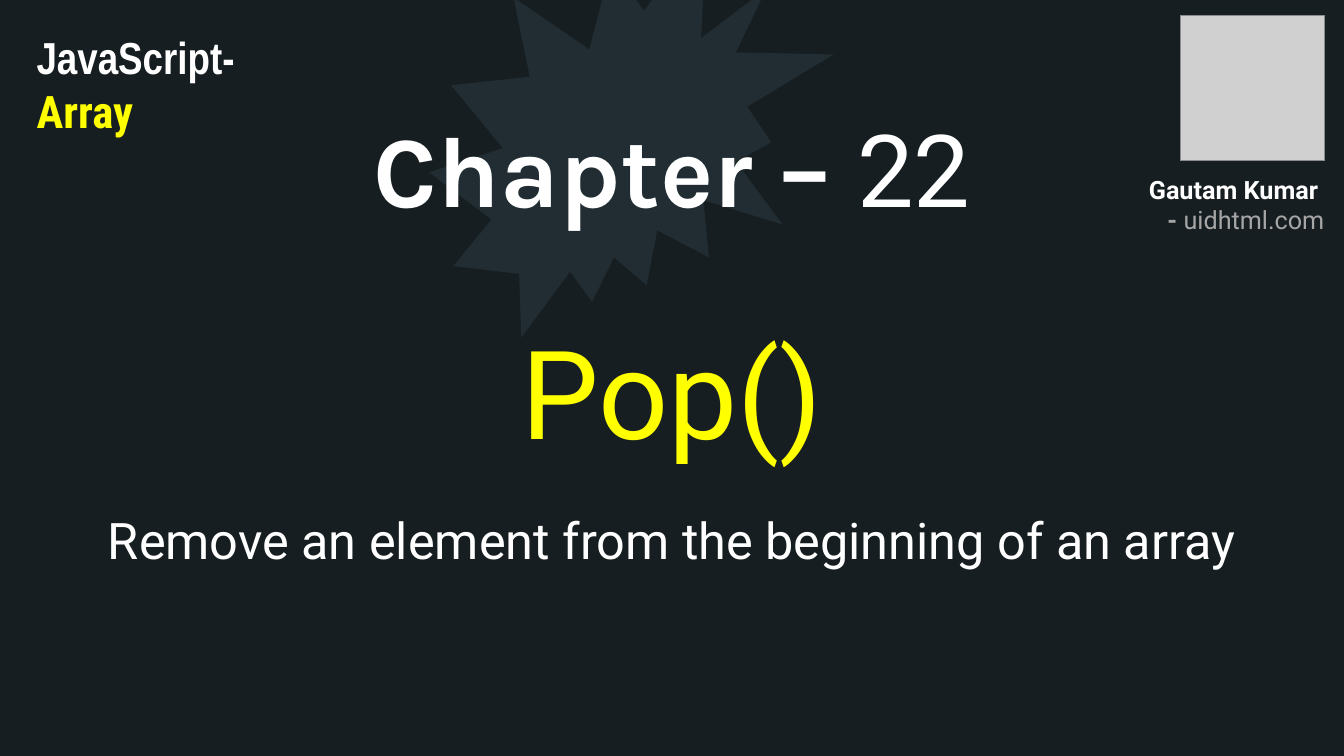
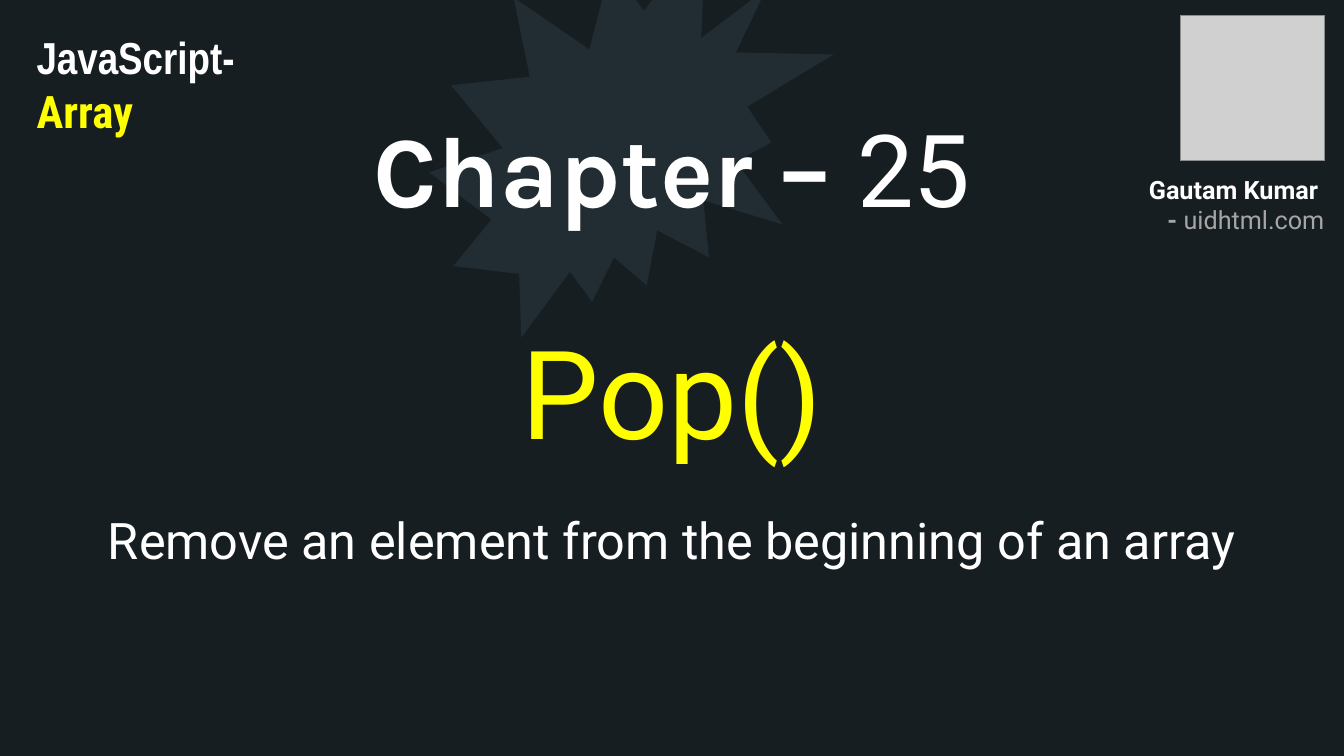
Before and after one commit to uidhtml/javascript-tutorials, a slide deck: slide 75 of Javascript Tutorials.pptx. Drawn at 1344x756 pixels with LibreOffice and Linux fonts; fonts in the diff are those of the drawing; grey boxes stand for pictures. Boxes give left, top, right and bottom in pixels: in the first picture for what was removed or moved away, otherwise in the second. Text is boxed around its words. In the diff, an @@ line names an element or a change of style, - is before the commit and + after.

Commit message:
Updated ppt file

```diff
--- a/Javascript Tutorials.pptx
+++ b/Javascript Tutorials.pptx
@@ title at (x1=373, y1=134, x2=970, y2=230): text changed @@
-Chapter – 22
+Chapter – 25
```
Also in this commit, not shown: 5 other slides changed.
